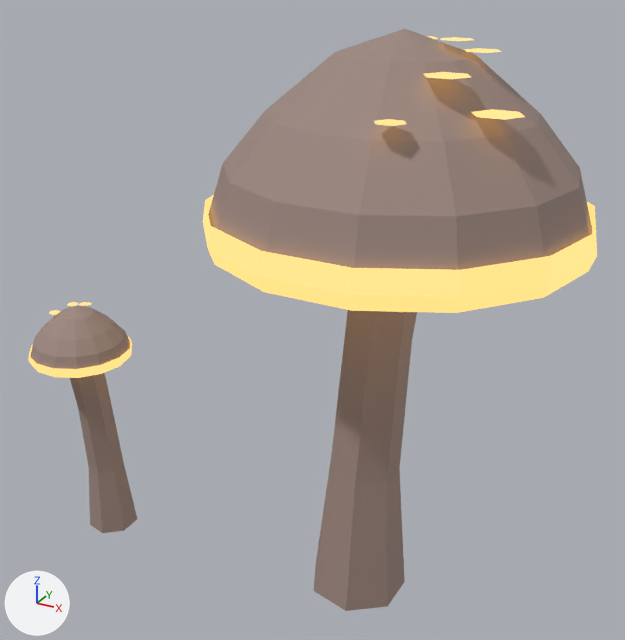
The glTF model assets/models/glowing_mushroom/cap_v03.glb, before and after one commit.
Both versions are drawn from a 50 mm lens placed at (0.883, -1.884, 1.76), pointed at (-0.195, 0.076, 0.78). Every picture has the same lights, and +X, +Y and +Z are marked at lower left. The first picture is the older version.

Names of what the first picture shows: 'mushroom_cap_flesh_nocol', 'mushroom_cap_glow_nocol'.
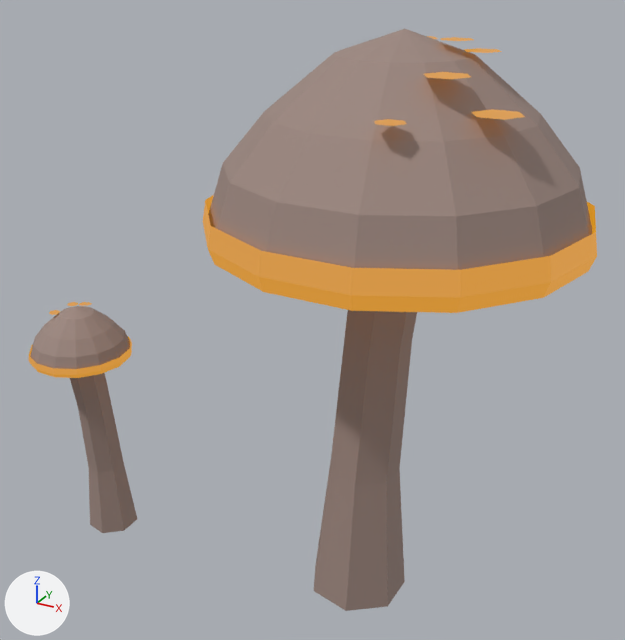
Pixel boxes [x1, y1, x2, y2] of what changed, in the pictures (625 x 640 px):
'mushroom_cap_glow_nocol', recoloured, surface changed
    both: [28, 36, 597, 378]

Patch to the scene script:
```diff
--- a/assets/models/glowing_mushroom/cap_v03.glb.py
+++ b/assets/models/glowing_mushroom/cap_v03.glb.py
@@ mat_mushroomglow_cap_v03 @@
 mat_mushroomglow_cap_v03.roughness = 0.62
-mat_mushroomglow_cap_v03.emission_color = (1.0, 0.63, 0.19)  # orange #ffd079
-mat_mushroomglow_cap_v03.emission_strength = 1.208
+mat_mushroomglow_cap_v03.emission_color = (0.619, 0.26, 0.0124)  # orange #ce8b1d
+mat_mushroomglow_cap_v03.emission_strength = 1.0
```
